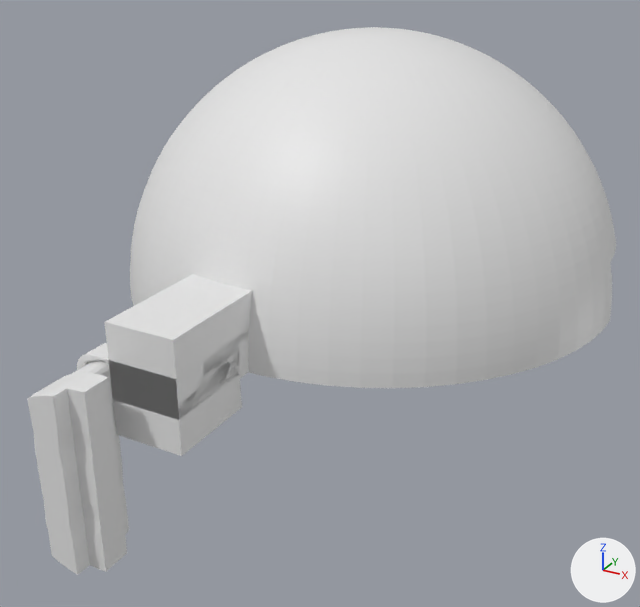
The Blender file software_justin/CAD/Blender/diy_gripper_finger_3cm_cutout.blend, before and after one commit.
Both versions are drawn from a 50 mm lens placed at (9.8, -20.69, 9.11), pointed at (-0.01, -2.86, 0.19). Arrows for +X, +Y and +Z are at lower right; the lights stay in place.

The older version as bpy lines, for what is in view:
```python
me_cube_001 = bpy.data.meshes.new('Cube.001')
me_cube_001.from_pydata(...)  # 30 vertices, 19 faces; spans x -0.5..0.074, y -0.5..0.5, z -0.364..0.5
me_cube_003 = bpy.data.meshes.new('Cube.003')
me_cube_003.from_pydata(...)  # 30 vertices, 19 faces; spans x -0.5..0.074, y -0.5..0.5, z -0.364..0.5
me_finger1_link_001 = bpy.data.meshes.new('finger1 Link.001')
me_finger1_link_001.from_pydata(...)  # 848 vertices, 1565 faces; spans x -0.01..0.0325, y -0.0206..0.0074, z -0.016..0.0079
me_sphere = bpy.data.meshes.new('Sphere')
me_sphere.from_pydata(...)  # 3320 vertices, 3306 faces; spans x -6.5..6.5, y -6.5..6.32, z 0.0..6.5
ob_cube = bpy.data.objects.new('Cube', me_cube_001)
ob_cube.location = (0.0, -6.95, 0.0)
ob_cube.scale = (2.9, 4.0, 2.0)
ob_cube_001 = bpy.data.objects.new('Cube.001', me_cube_003)
ob_cube_001.location = (0.0, -6.95, 0.83)
ob_cube_001.scale = (2.9, 4.0, 2.0)
ob_finger1_link = bpy.data.objects.new('finger1 Link', me_finger1_link_001)
ob_finger1_link.location = (-1.85, -8.87, 0.0)
ob_finger1_link.rotation_euler = (-1.571, 1.571, 0.0)  # degrees (-90, 90, 0)
ob_finger1_link.scale = (100.0, 100.0, 100.0)
ob_sphere = bpy.data.objects.new('Sphere', me_sphere)
ob_sphere.location = (0.0, 0.0, 0.0)
```
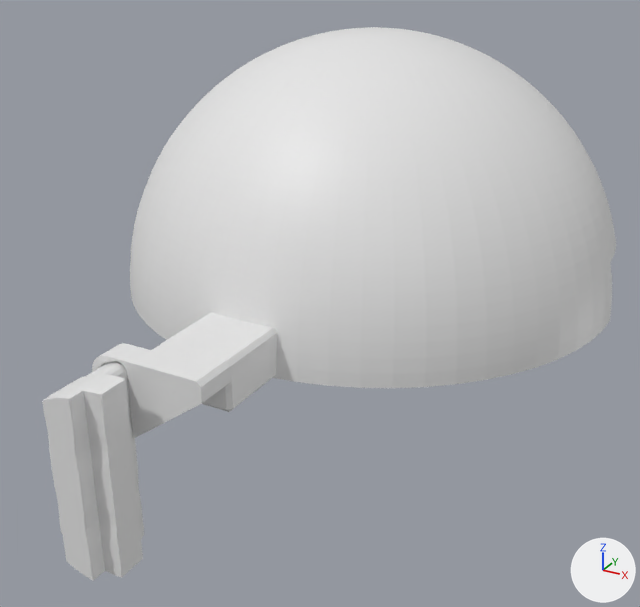
Changed parts and their boxes (x1, y1, x2, y2) in the pictures (640 x 607 px):
'finger1 Link', reshaped, moved: before (27, 343, 204, 575); after (42, 313, 273, 581)
'Cube.001', deleted: before (105, 274, 252, 420)
'Cube', reshaped, moved, rescaled, modifiers changed: before (109, 330, 249, 456); after (161, 312, 277, 412)
part 1 of me_finger1_link_001, built on: before (93, 353, 204, 403); after (108, 313, 273, 438)

What the commit changed:
me_cube_001 is used by ob_cube; location (0.0, -6.95, 0.0); scale (2.9, 4.0, 2.0).
me_cube_001 had 30 vertices, 19 faces and spanned x -0.5..0.074, y -0.5..0.5, z -0.364..0.5.
me_cube_001 now has 9 vertices, 6 faces and spans x -1.0..1.0, y -1.0..1.0, z -0.152..1.0.
me_cube_001 part 2: the whole mesh is rebuilt.
me_finger1_link_001 is used by ob_finger1_link; location (-1.85, -8.87, 0.0); rotation (-1.571, 1.571, 0.0), in degrees (-90, 90, 0); scale (100.0, 100.0, 100.0).
me_finger1_link_001 had 848 vertices, 1565 faces and spanned x -0.01..0.0325, y -0.0206..0.0074, z -0.016..0.0079.
me_finger1_link_001 now has 1030 vertices, 2030 faces and spans x -0.01..0.0325, y -0.022..0.0074, z -0.016..0.0405.
me_finger1_link_001 part 1: 76 vertices removed from x -0.01..0.0059, y -0.0206..-0.0044, z -0.0007..0.0079; 258 vertices added at x -0.01..0.0059, y -0.022..-0.0044, z -0.0007..0.0405.
Object 'Cube' (ob_cube) moves from (0.0, -6.95, 0.0) to (0.0, -7.18, 0.15).
Object 'Cube' (ob_cube) is rescaled from (2.9, 4.0, 2.0) to (0.887, 1.0, 1.0).
Object 'Cube' (ob_cube) gains a BEVEL modifier named 'Bevel'.
Modifier setting: limit_method = 'NONE'.
Object 'finger1 Link' (ob_finger1_link) moves from (-1.85, -8.87, 0.0) to (-1.32, -8.99, 0.15).
Object 'Cube.001' (ob_cube_001) is deleted.
